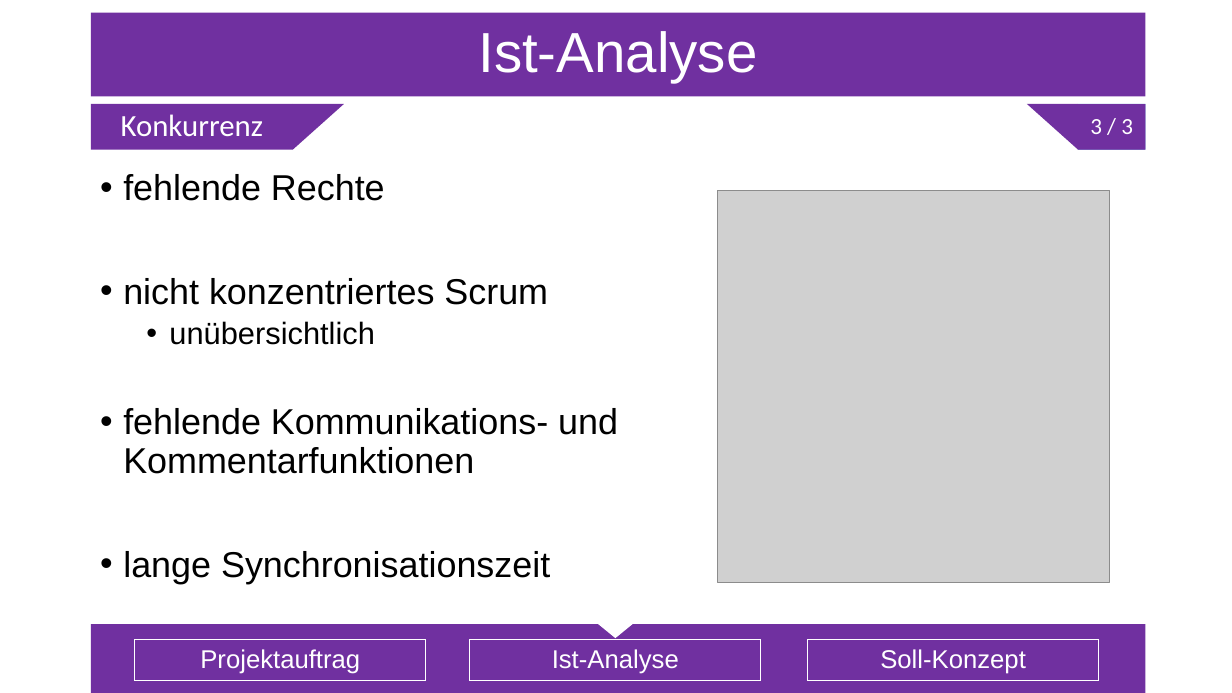
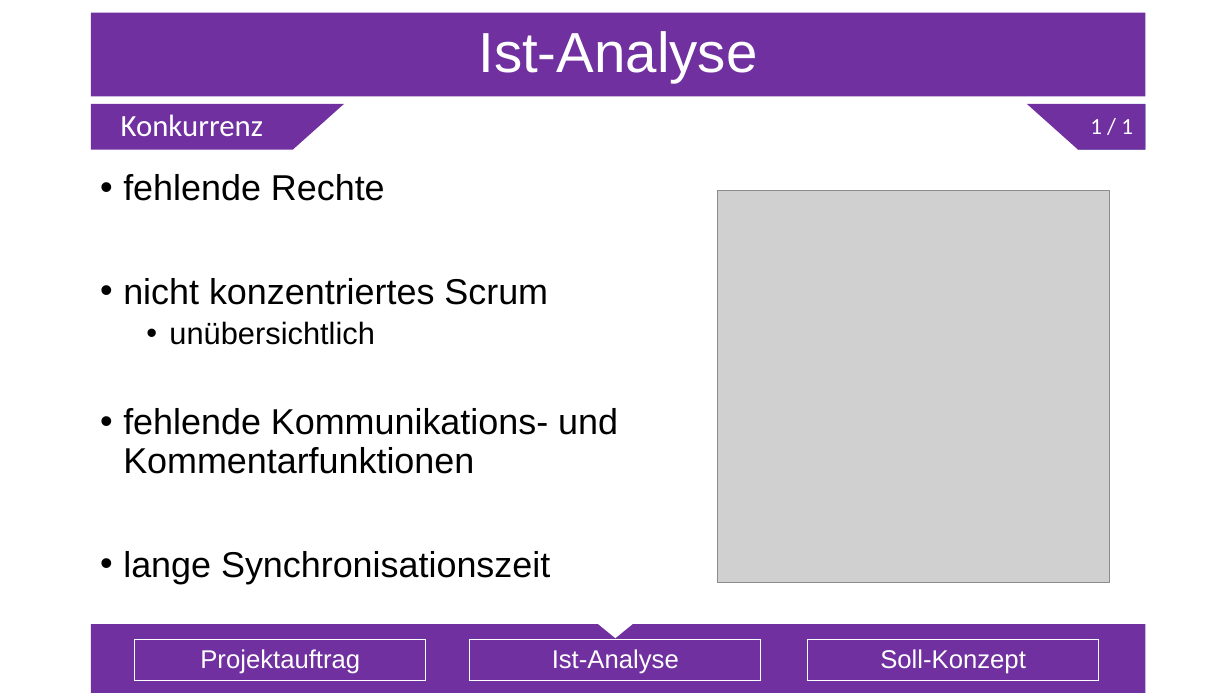
Before and after one commit to Sl0thking/mp_anwen_scrumiverse, a slide deck: slide 7 of Projektpräsentation/Projektpräsentation.pptx. Drawn at 1232x693 pixels with LibreOffice and Linux fonts; fonts in the diff are those of the drawing; grey boxes stand for pictures. Boxes give left, top, right and bottom in pixels: in the first picture for what was removed or moved away, otherwise in the second. Text is boxed around its words. In the diff, an @@ line names an element or a change of style, - is before the commit and + after.

```diff
--- a/Projektpräsentation/Projektpräsentation.pptx
+++ b/Projektpräsentation/Projektpräsentation.pptx
@@ text at (x1=1090, y1=119, x2=1133, y2=134): text changed @@
-3 / 3
+1 / 1
```
Also in this commit, not shown: 7 other slides changed.
